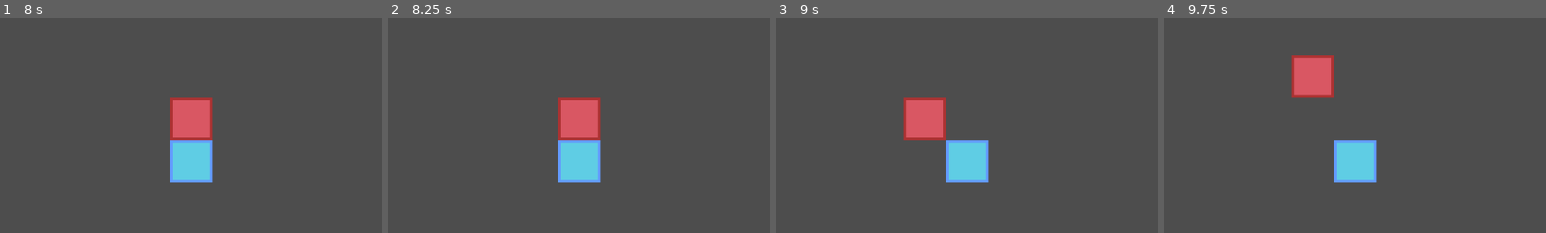
Above: before the commit, frames 1-4 (left to right).
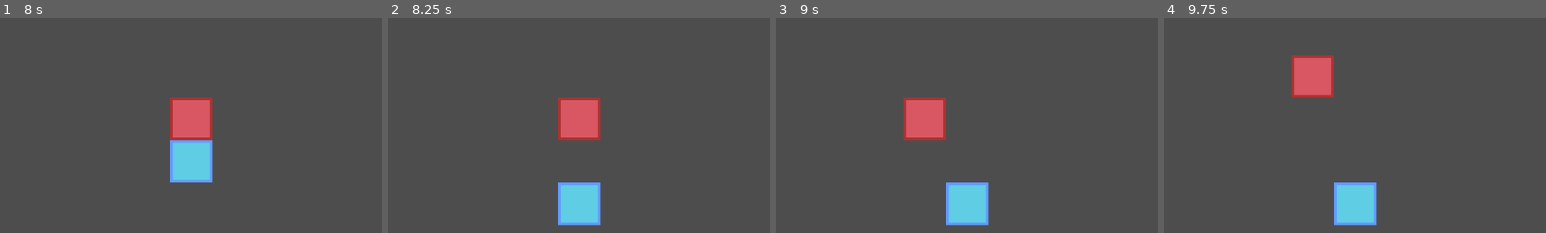
Above: after the commit, the same moments.

Repository: youssefevan/kickoff-jam-fall-2023
Game: Godot game, scene res://scenes/world_grid.tscn
Two runs of this game, one before a commit and one after it. Both use one fixed random seed, a clock stepped at 60 frames per second and the inputs below. This scene is started directly instead of the project's main scene.
Inputs:
- Up to frame 1 (8 s): tap Enter at 0.5, 2, 3.5 s; hold D (right) 0.53-1.28 s; tap Space at 1.25, 2.75, 4.25 s; hold S (down) 1.28-2.03 s; hold D (right) 2.03-2.78 s; hold W (up) 2.78-3.53 s; hold A (left) 3.53-5.03 s; hold S (down) 5.03-5.78 s; hold D (right) 5.78-6.53 s; hold W (up) 6.53-7.28 s; hold D (right) from 7.28 s (still down)
- Up to frame 2 (8.25 s): release D (right) at 8.03 s; hold S (down) from 8.03 s (still down)
- Up to frame 3 (9 s): release S (down) at 8.78 s; hold A (left) from 8.78 s (still down)
- Up to frame 4 (9.75 s): release A (left) at 9.53 s; hold W (up) from 9.53 s (still down)
The pictures show only the part of the screen within x 28-78%, y 11-61%; the shares and areas given below are measured in that part.

Frame 1 is identical in both runs. In frame 2, 4.5% of the frame differs, in the area x 44-56%, y 56-97%; in frame 3, 4.5%; in frame 4, 4.5%.

Commit message:
Boulder can now be pushed

Diff:
--- a/KickoffJamFall2023/scenes/boulder_grid.tscn
+++ b/KickoffJamFall2023/scenes/boulder_grid.tscn
@@ -17,3 +17,5 @@
 
 [node name="Collider" type="CollisionShape2D" parent="."]
 shape = SubResource("RectangleShape2D_ully6")
+
+[node name="PhysicsRay" type="RayCast2D" parent="."]
--- a/KickoffJamFall2023/scripts/boulder_grid.gd
+++ b/KickoffJamFall2023/scripts/boulder_grid.gd
@@ -1,2 +1,11 @@
 extends Entity
 class_name Item
+
+@onready var ray = $PhysicsRay
+
+func push(dir):
+	ray.target_position = inputs[dir] * tile_size
+	ray.force_raycast_update()
+
+	if !ray.is_colliding():
+		movement_tween(dir)
--- a/KickoffJamFall2023/scripts/player_grid.gd
+++ b/KickoffJamFall2023/scripts/player_grid.gd
@@ -1,7 +1,6 @@
 extends Entity
 
 @onready var ray = $PhysicsRay
-var extend_ray = false
 
 var current_item : Item
 
@@ -11,20 +10,12 @@
 			move(dir)
 
 func move(dir):
-	if extend_ray == true:
-		ray.target_position = inputs[dir] * tile_size * 2
-	else:
-		ray.target_position = inputs[dir] * tile_size
+	ray.target_position = inputs[dir] * tile_size
 
 	ray.force_raycast_update()
 	if !ray.is_colliding():
 		movement_tween(dir)
-		extend_ray = false
 	elif ray.get_collider() is TileMap:
-		extend_ray = false
-	elif ray.get_collider().get_collision_layer_value(3):
-		extend_ray == true
-		push(ray.get_collider())
-
-func push(collider : Entity):
-	print('push')
+		pass
+	elif ray.get_collider() is Entity:
+		ray.get_collider().push(dir)
